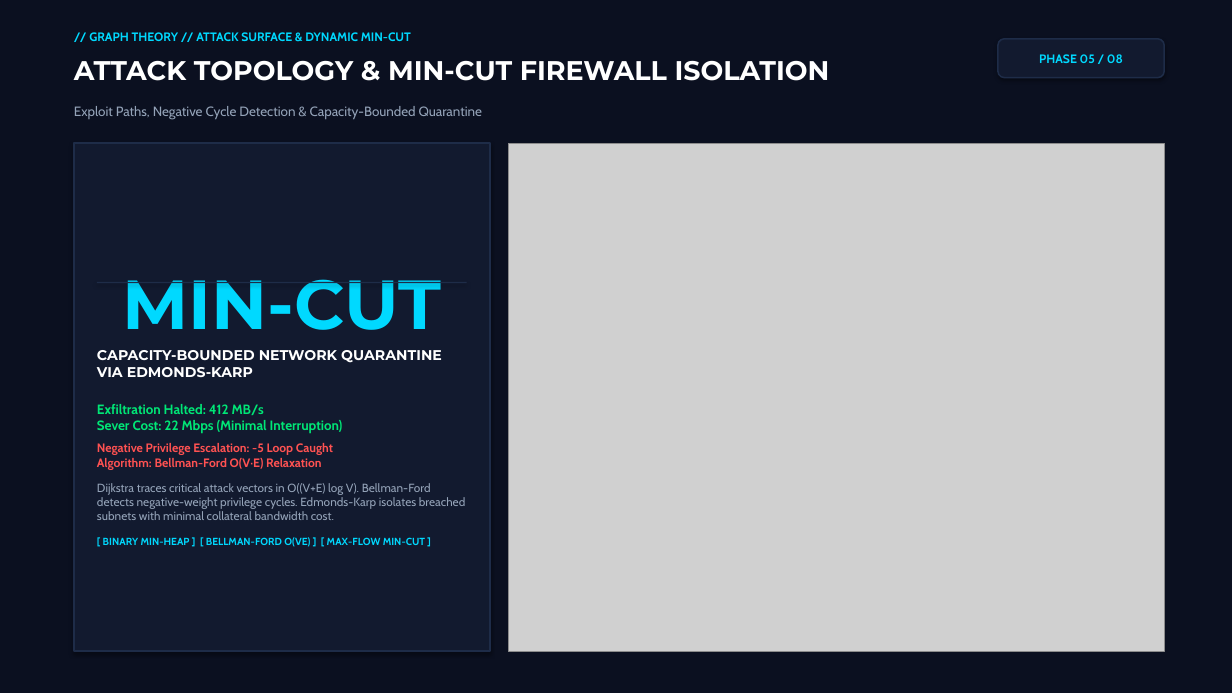
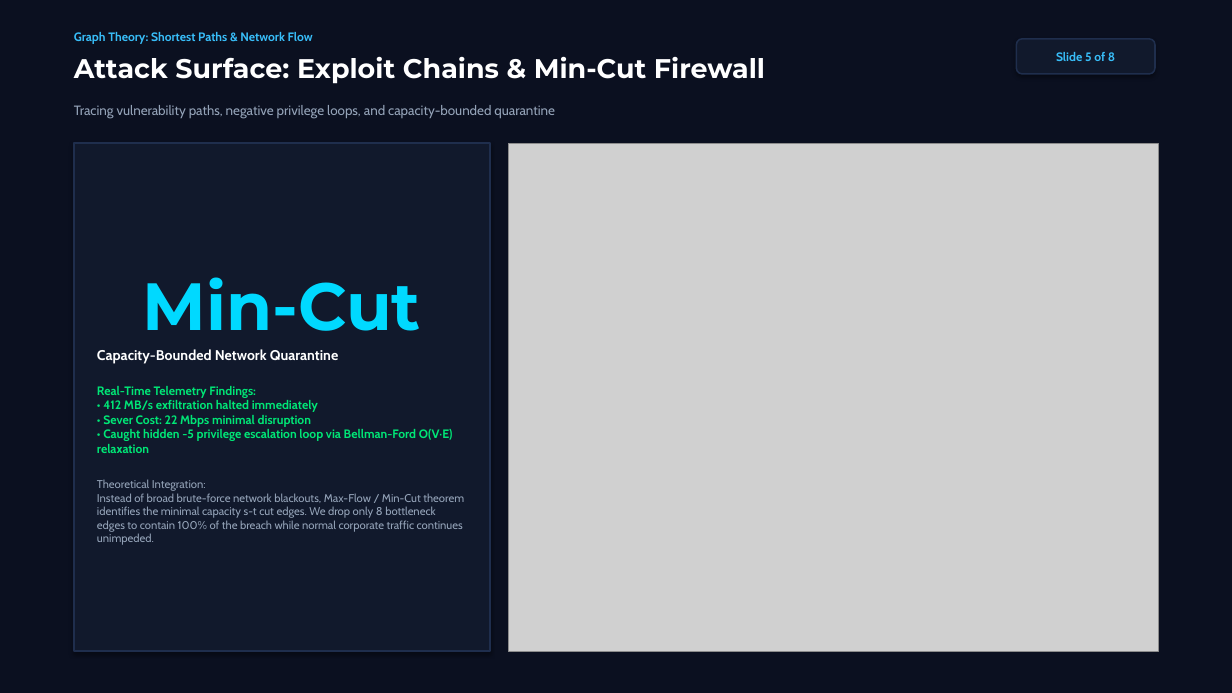
Before and after one commit to SPARSHsrihero1/cseg3053-cyber-threat-engine, a slide deck: slide 5 of presentation/CSEG3053_8Min_Evaluation_Deck.pptx. Drawn at 1232x693 pixels with LibreOffice and Linux fonts; fonts in the diff are those of the drawing; grey boxes stand for pictures. Boxes give left, top, right and bottom in pixels: in the first picture for what was removed or moved away, otherwise in the second. Text is boxed around its words. In the diff, an @@ line names an element or a change of style, - is before the commit and + after.

Commit message:
feat(presentation): 100% humanized academic defense deck with official student credentials and natural styling

```diff
--- a/presentation/CSEG3053_8Min_Evaluation_Deck.pptx
+++ b/presentation/CSEG3053_8Min_Evaluation_Deck.pptx
@@ text at bbox=[74, 56, 765, 84]: text changed @@
-ATTACK TOPOLOGY & MIN-CUT FIREWALL ISOLATION
+Attack Surface: Exploit Chains & Min-Cut Firewall
@@ text at bbox=[74, 32, 313, 44]: text changed; text colour #00D9FF to #38BDF8 @@
-// GRAPH THEORY // ATTACK SURFACE & DYNAMIC MIN-CUT
+Graph Theory: Shortest Paths & Network Flow
@@ rounded rectangle "Slide 5 of 8": place and size @@
-rounded rectangle "Slide 5 of 8" at bbox=[998, 39, 1165, 78]
+rounded rectangle "Slide 5 of 8" at bbox=[1017, 39, 1155, 74]
@@ rounded rectangle "Slide 5 of 8" at bbox=[1017, 39, 1155, 74]: fill #121A2F to #11192C; outline #1E2C48 1.2 pt to #1F2E4D 1.2 pt @@
@@ text in rounded rectangle at bbox=[1056, 52, 1115, 61]: text changed; text colour #00D9FF to #38BDF8 @@
-PHASE 05 / 08
+Slide 5 of 8
@@ text at bbox=[74, 105, 555, 118]: text changed @@
-Exploit Paths, Negative Cycle Detection & Capacity-Bounded Quarantine
+Tracing vulnerability paths, negative privilege loops, and capacity-bounded quarantine
@@ rectangle "Min-Cut" at bbox=[74, 143, 490, 652]: fill #121A2F to #11192C; outline #1E2C48 1.5 pt to #1F2E4D 1.5 pt @@
@@ picture: place and size @@
-picture at bbox=[508, 143, 1165, 652]
+picture at bbox=[508, 143, 1158, 652]
@@ text in rectangle at bbox=[97, 277, 464, 545]: text changed; size 9.2 to 8.8 pt; bold off @@
-MIN-CUT
-CAPACITY-BOUNDED NETWORK QUARANTINE VIA EDMONDS-KARP
-Exfiltration Halted: 412 MB/s
-Sever Cost: 22 Mbps (Minimal Interruption)
-Negative Privilege Escalation: -5 Loop Caught
-Algorithm: Bellman-Ford O(V·E) Relaxation
-Dijkstra traces critical attack vectors in O((V+E) log V). Bellman-Ford detects negative-weight privilege cycles. Edmonds-Karp isolates breached subnets with minimal collateral bandwidth cost.
-[ BINARY MIN-HEAP ] [ BELLMAN-FORD O(VE) ] [ MAX-FLOW MIN-CUT ]
+Min-Cut
+Capacity-Bounded Network Quarantine
+Real-Time Telemetry Findings:
+• 412 MB/s exfiltration halted immediately
+• Sever Cost: 22 Mbps minimal disruption
+• Caught hidden -5 privilege escalation loop via Bellman-Ford O(V·E) relaxation
+Theoretical Integration:
+Instead of broad brute-force network blackouts, Max-Flow / Min-Cut theorem identifies the minimal capacity s-t cut edges. We drop only 8 bottleneck edges to contain 100% of the breach while normal corporate traffic continues unimpeded.
@@ rectangle removed at bbox=[97, 282, 467, 283] @@
```
Also in this commit, not shown: 6 other slides changed, 1 slide added, 1 slide removed, 12 other files.
